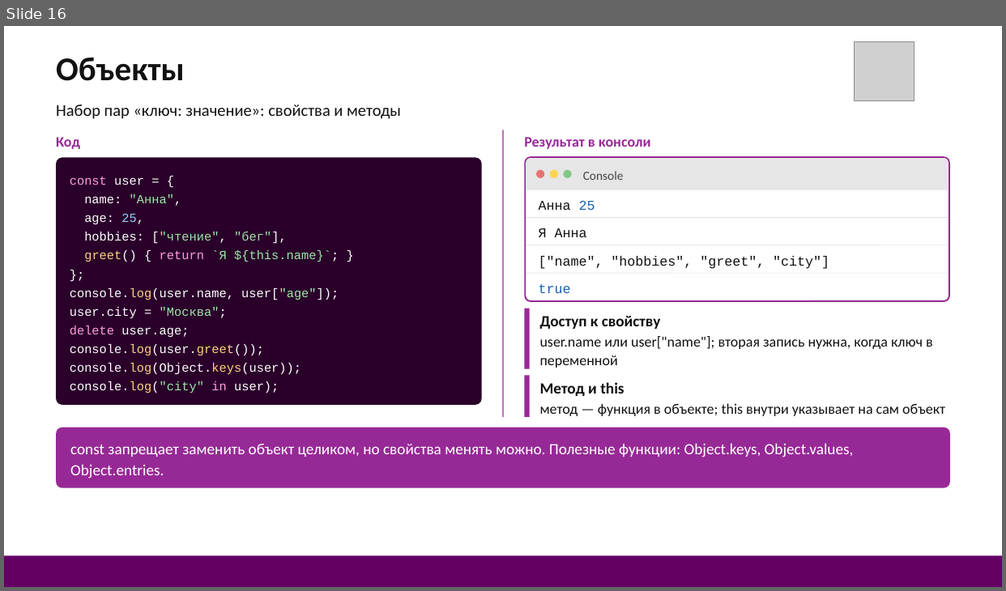
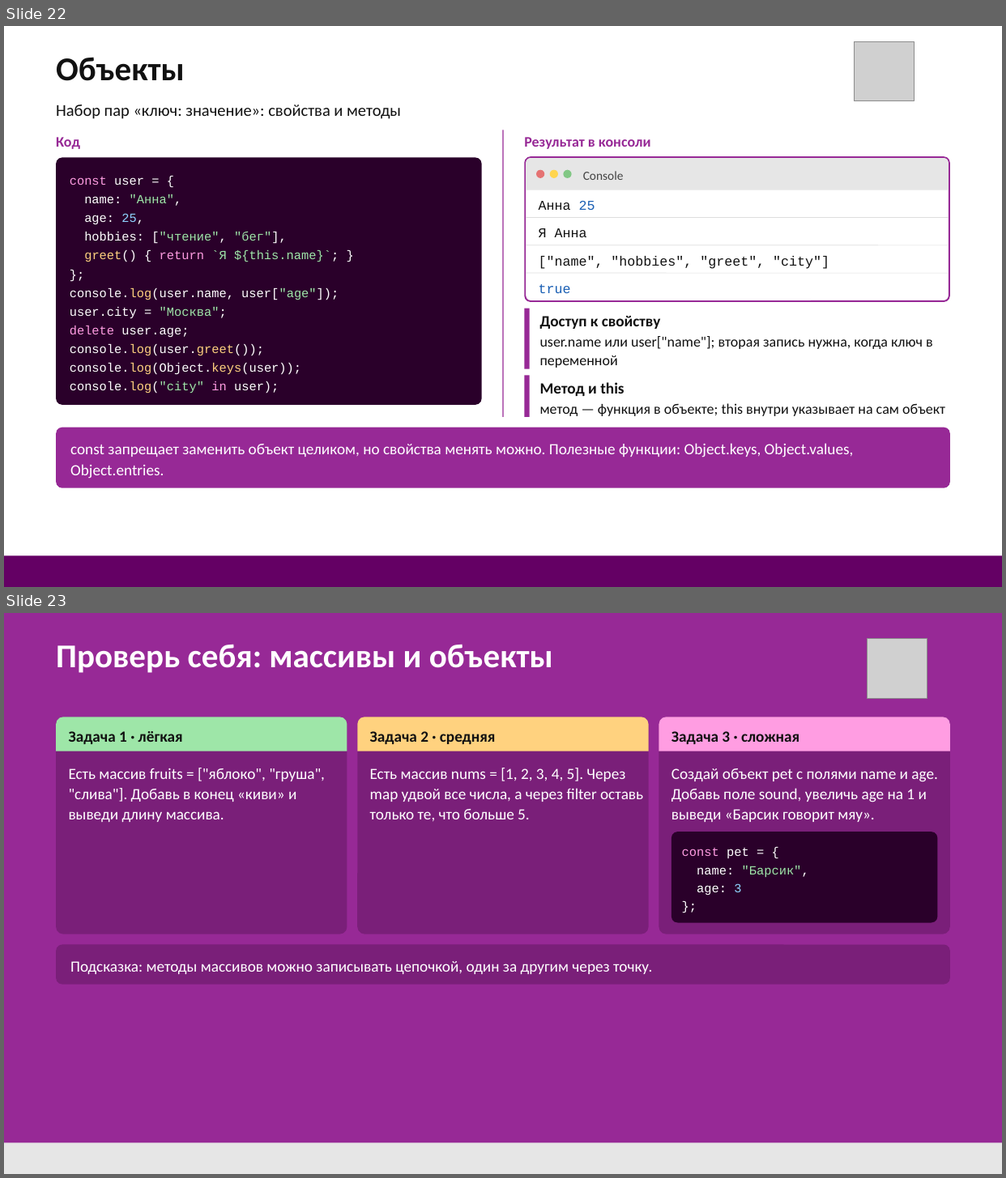
Before and after one commit to DonRobot-all/HTML-CSS-JavaScript_group, a slide deck: презентации/JavaScript основы и работа с HTML.pptx. Shown one above the other, each under a label of ours: slide 16 before the commit, slides 22 and 23 after it. The pictures are 1006x591 and 1006x1178 pixels, drawn with LibreOffice and Linux fonts; fonts in the diff are those of the drawing; grey boxes stand for pictures. Boxes give left, top, right and bottom in pixels: in the first picture for what was removed or moved away, otherwise in the second. Text is boxed around its words. In the diff, an @@ line names an element or a change of style, - is before the commit and + after.

```diff
--- a/презентации/JavaScript основы и работа с HTML.pptx
+++ b/презентации/JavaScript основы и работа с HTML.pptx
@@ slide 23 added at [4, 613, 1002, 1174], background #972996 @@
@@ title added at [56, 644, 553, 673], 32 pt, text #FFFFFF, bold @@
+Проверь себя: массивы и объекты
@@ picture added at [867, 638, 928, 697] @@
@@ rounded rectangle added at [56, 717, 347, 934], fill #7A1F79 @@
@@ freeform shape added at [56, 717, 347, 752], fill #9EE6A8, 15 pt, text #111111, bold @@
+Задача 1 · лёгкая
@@ rounded rectangle added at [357, 717, 649, 934], fill #7A1F79 @@
@@ freeform shape added at [357, 717, 649, 752], fill #FFD27F, 15 pt, text #111111, bold @@
+Задача 2 · средняя
@@ rounded rectangle added at [659, 717, 950, 934], fill #7A1F79 @@
@@ freeform shape added at [659, 717, 950, 752], fill #FF9DE2, 15 pt, text #111111, bold @@
+Задача 3 · сложная
@@ text added at [69, 768, 325, 822], 15 pt, text #FFFFFF @@
+Есть массив fruits = ["яблоко", "груша", "слива"]. Добавь в конец «киви» и выведи длину массива.
@@ text added at [370, 768, 643, 822], 15 pt, text #FFFFFF @@
+Есть массив nums = [1, 2, 3, 4, 5]. Через map удвой все числа, а через filter оставь только те, что больше 5.
@@ text added at [671, 769, 938, 822], 15 pt, text #FFFFFF @@
+Создай объект pet с полями name и age. Добавь поле sound, увеличь age на 1 и выведи «Барсик говорит мяу».
@@ rounded rectangle added at [671, 832, 938, 923], fill #2A002A, 12 pt, text #FFFFFF @@
+const pet = {
+name: "Барсик",
+age: 3
+};
@@ rounded rectangle added at [56, 944, 949, 984], fill #7A1F79, 15 pt, text #FFFFFF @@
+Подсказка: методы массивов можно записывать цепочкой, один за другим через точку.
@@ rectangle added at [4, 1143, 1002, 1174], fill #E6E6E6 @@
@@ what was slide 16 is now slide 22 @@
```
Also in this commit, not shown: 9 other slides added, 2 other files.
